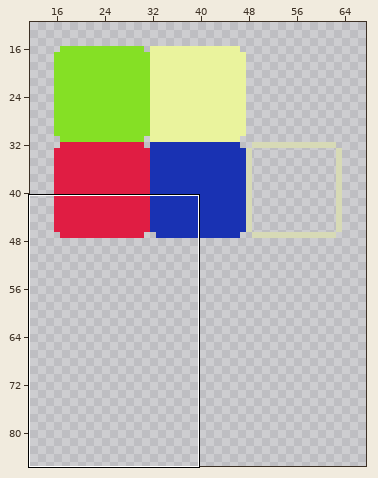
File history of a pixel-art file, Build Up/Assets/assets/sprites/tile map.aseprite. Above, an overview of the earlier version with the close-up marked.
Close-up. Before:
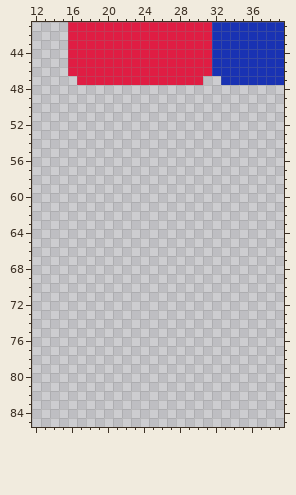
128x128 pixels, 1 frame. Shown: x 12..39, y 41..85. The wide view leaves out empty margins.
After:
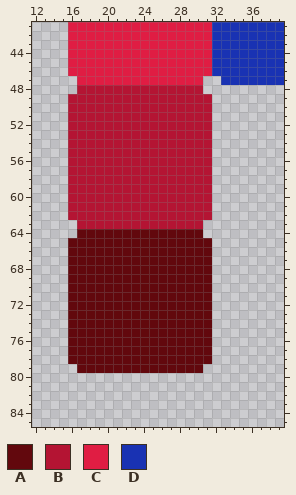
Palette (. is transparent): A #62080d  B #b41433  C #e01d43  D #1932b3
What changed:
The edit adds colour A in row 64 at x 17 to 30; in rows 65 to 78 at x 16 to 31; in row 79 at x 17 to 30.
The edit adds colour B in row 48 at x 17 to 30; in rows 49 to 62 at x 16 to 31; in row 63 at x 17 to 30.
Changed places in both close-ups, as pixel boxes (x1, y1, x2, y2):
added: (68, 85, 212, 373)
